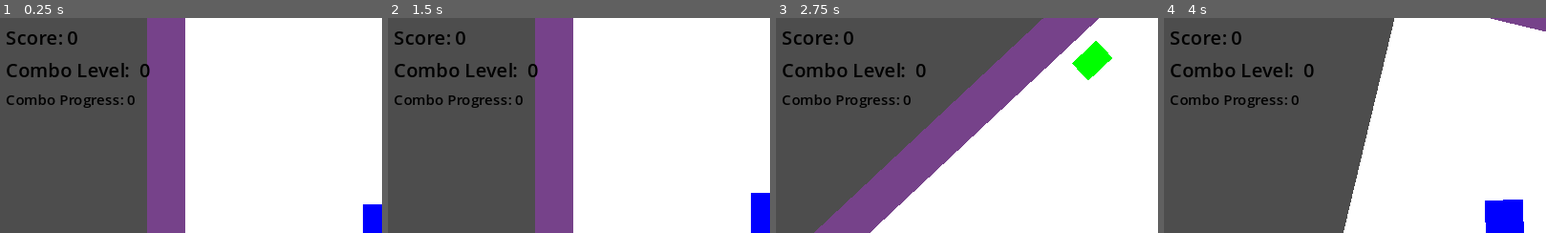
Above: before the commit, frames 1-4 (left to right).
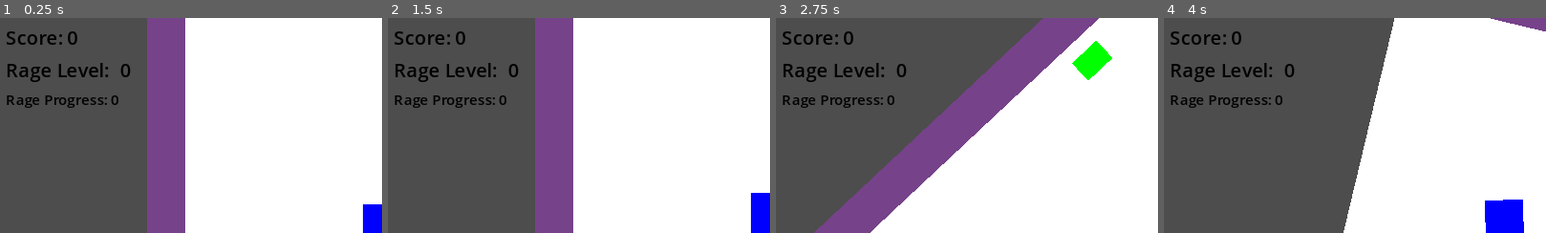
Above: after the commit, the same moments.

Repository: lukeledvina/UnleashTheBeast
Game: Godot game, scene res://Game/game.tscn
Two runs of this game, one before a commit and one after it. Both use one fixed random seed, a clock stepped at 60 frames per second and the inputs below.
Inputs:
- Up to frame 1 (0.25 s): no input
- Up to frame 2 (1.5 s): tap Enter at 0.5 s; hold Space (drift) 0.53-1.28 s; hold W (up) from 0.53 s (still down); tap Space (drift) at 1.35 s
- Up to frame 3 (2.75 s): release W (up) at 2.03 s; hold A (left) from 2.03 s (still down); hold Space (drift) from 2.03 s (still down)
- Up to frame 4 (4 s): release Space (drift) at 2.78 s; tap Space (drift) at 2.85 s; release A (left) at 3.53 s; hold S (down) from 3.53 s (still down); hold Space (drift) from 3.53 s (still down)
The pictures show only the part of the screen within x 0-50%, y 0-50%; the shares and areas given below are measured in that part.

The runs differ from the first frame. In frame 1, 1.7% of the frame differs, in the area x 1-40%, y 20-42%; in frame 2, 1.7%; in frame 3, 1.7%; in frame 4, 1.7%.

Commit message:
Fix Rage decreasing infinitely bug

Diff:
--- a/Game/combo_manager.gd
+++ b/Game/combo_manager.gd
@@ -31,6 +31,11 @@
 func _process(delta):
 	if combo_timeout:
 		combo_progress -= 10 * delta
-		if combo_progress < 0:
+
+
+		if combo_level <= min_combo_level and combo_progress <= 0:
+			combo_timeout = false
+		elif combo_progress <= 0:
 			combo_level = max(combo_level - 1, min_combo_level)
+			combo_progress = combo_breakpoint
 		combo_timeout_signal.emit()
--- a/Game/game.tscn
+++ b/Game/game.tscn
@@ -46,13 +46,13 @@
 [node name="ComboLevelLabel" type="Label" parent="UI/Control/VBoxContainer"]
 layout_mode = 2
 theme = ExtResource("3_23llm")
-text = "Combo Level:  0"
+text = "Rage Level:  0"
 
 [node name="ComboProgressLabel" type="Label" parent="UI/Control/VBoxContainer"]
 layout_mode = 2
 theme = ExtResource("3_23llm")
 theme_override_font_sizes/font_size = 12
-text = "Combo Progress: 0"
+text = "Rage Progress: 0"
 
 [node name="Level" type="Node2D" parent="."]
 
--- a/Game/ui.gd
+++ b/Game/ui.gd
@@ -8,5 +8,5 @@
 	score_label.text = "Score: " + str(score)
 
 func update_combo_labels(combo_progress, combo_level):
-	combo_level_label.text = "Combo Level: " + str(combo_level)
-	combo_progress_label.text = "Combo Progress: " + str(combo_progress)
+	combo_level_label.text = "Rage Level: " + str(combo_level)
+	combo_progress_label.text = "Rage Progress: " + str(combo_progress)
Not shown, changed: TODO.txt
